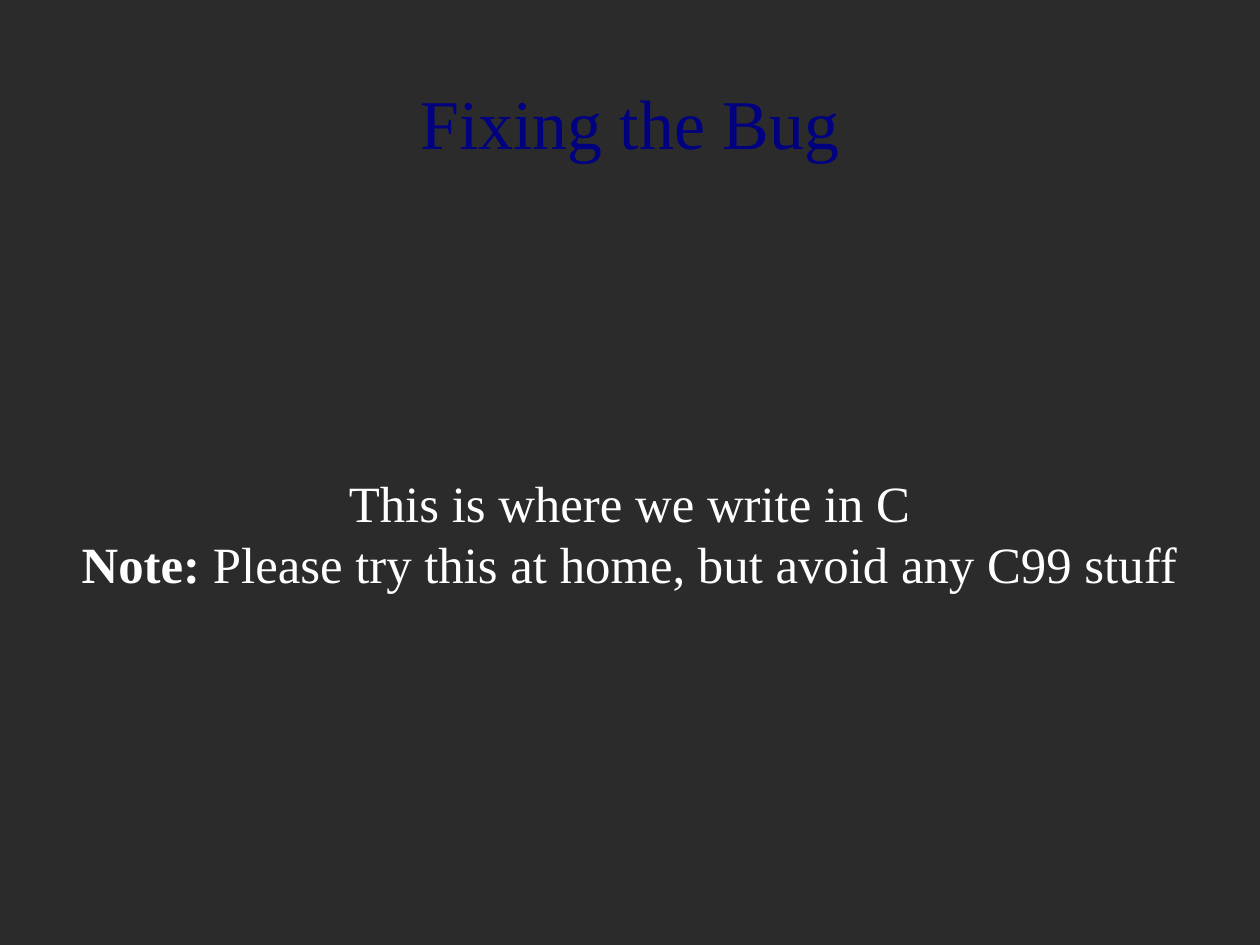
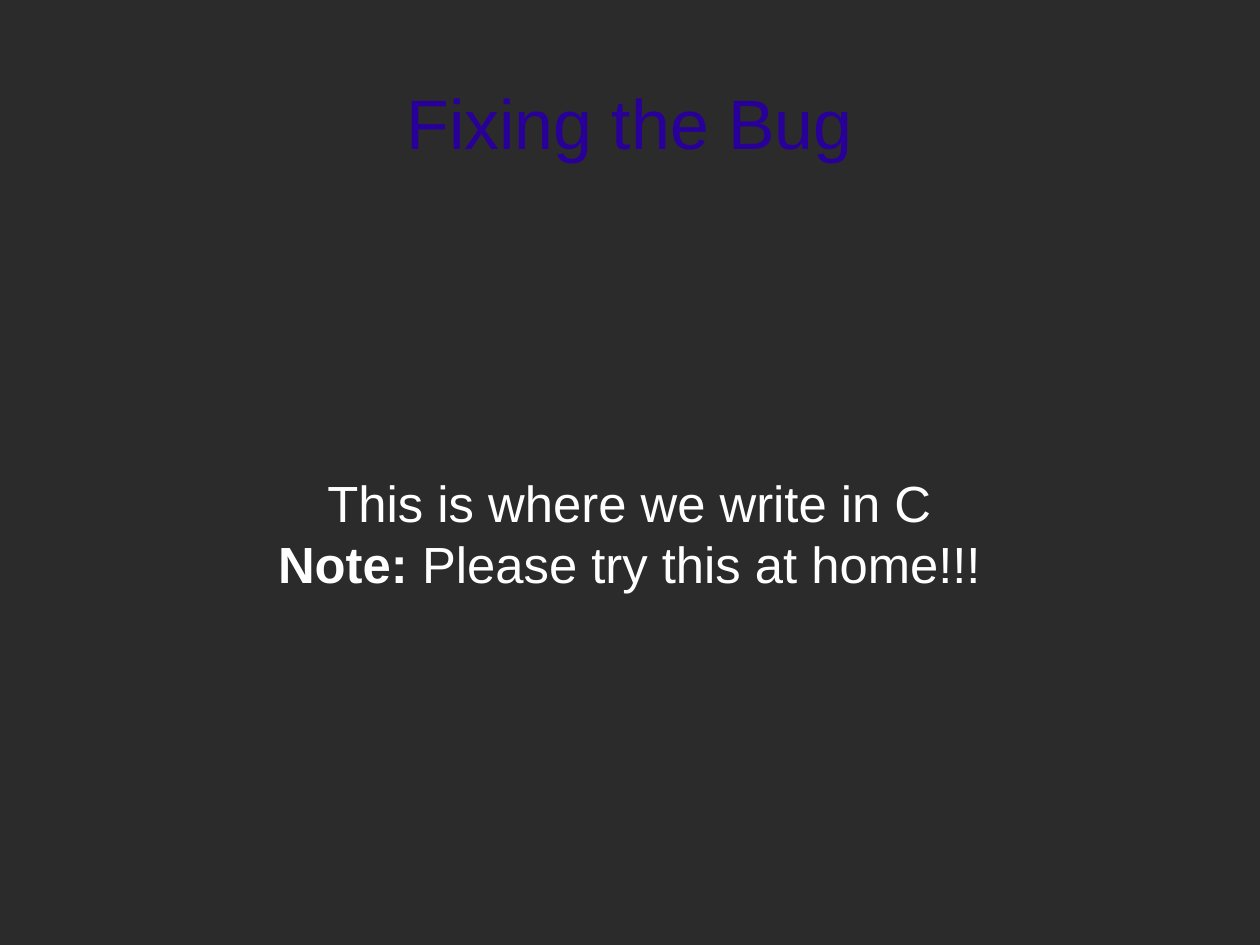
Before and after one commit to zippy1981/TalkMaterials, a slide deck: slide 27 of NYPHP/2010-May/Hacking PHP for Fun and Profit.odp (slide 23 before the commit). Drawn at 1260x945 pixels with LibreOffice and Linux fonts; fonts in the diff are those of the drawing; background and template pictures are left out; a plain dark background stands for a picture behind light text. Boxes give left, top, right and bottom in pixels: in the first picture for what was removed or moved away, otherwise in the second. Text is boxed around its words. In the diff, an @@ line names an element or a change of style, - is before the commit and + after.

```diff
--- a/NYPHP/2010-May/Hacking PHP for Fun and Profit.odp
+++ b/NYPHP/2010-May/Hacking PHP for Fun and Profit.odp
@@ title "Fixing the Bug" at bbox=[406, 98, 852, 162]: font Times New Roman to Arial, text colour #000080 to #280099 @@
@@ subtitle at bbox=[327, 485, 931, 523]: font Times New Roman to Arial in "This is where we write in C" @@
@@ subtitle at bbox=[278, 546, 980, 594]: text changed; font Times New Roman to Arial @@
-Note: Please try this at home, but avoid any C99 stuff
+Note: Please try this at home!!!
```
Also in this commit, not shown: 34 other slides changed, 7 slides added, 3 slides removed.
